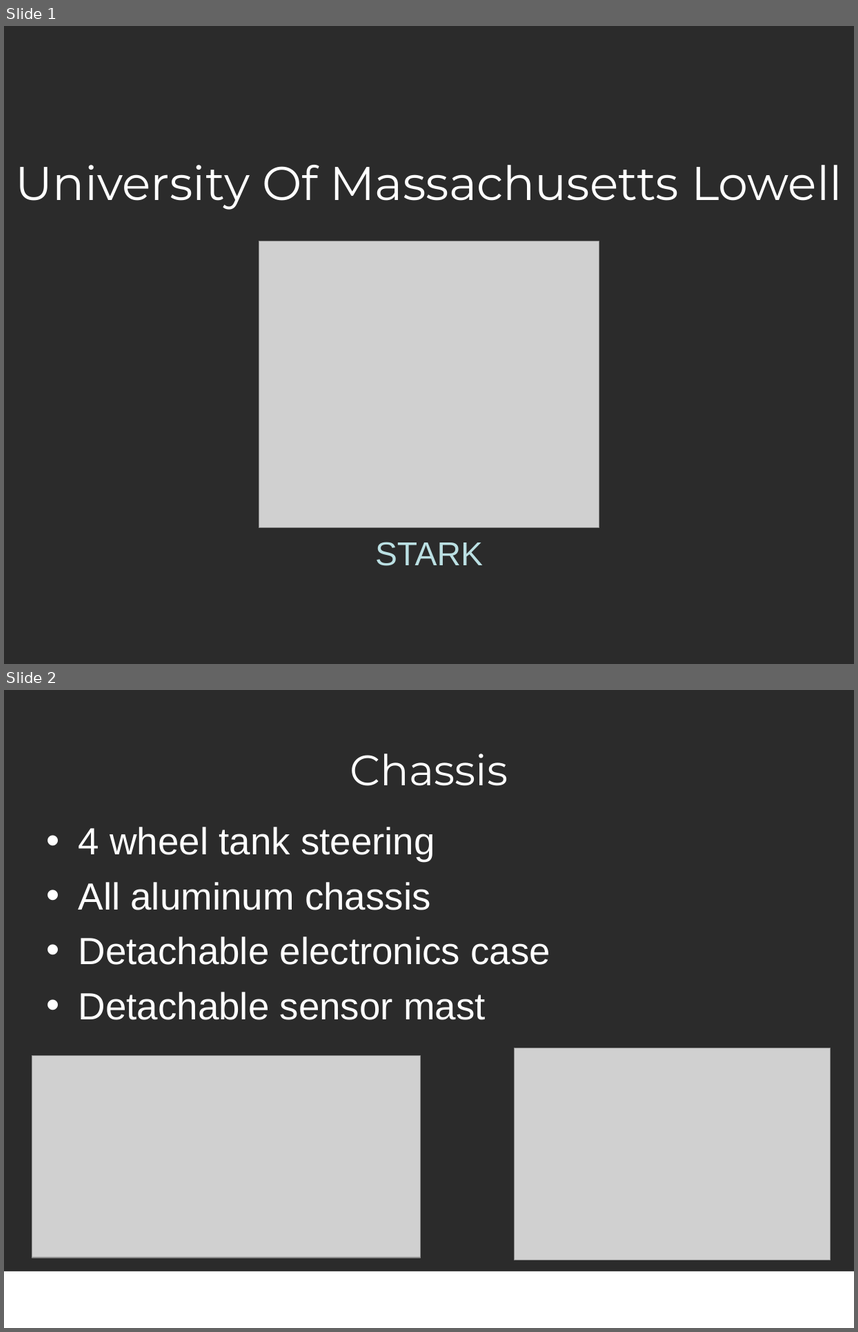
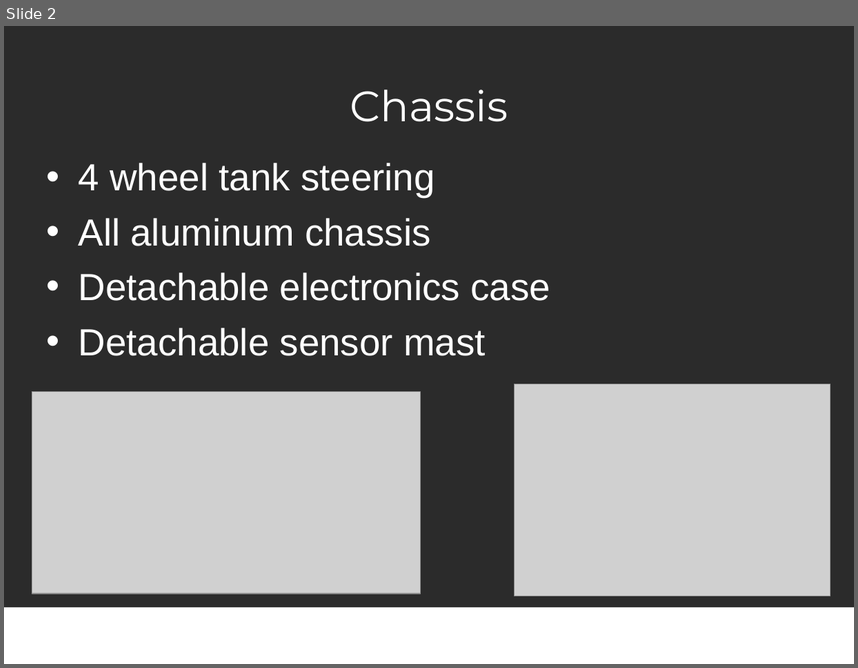
Before and after one commit to UML-Robotics-Club/igvc-2012, a slide deck: Presentation/Stark_Presentation_2012.odp. Shown one above the other, each under a label of ours: slides 1 and 2 before the commit, slide 2 after it. The pictures are 858x1332 and 858x668 pixels, drawn with LibreOffice and Linux fonts; fonts in the diff are those of the drawing; grey boxes stand for pictures; background and template pictures are left out; a plain dark background stands for a picture behind light text. Boxes give left, top, right and bottom in pixels: in the first picture for what was removed or moved away, otherwise in the second. Text is boxed around its words. In the diff, an @@ line names an element or a change of style, - is before the commit and + after.

```diff
--- a/Presentation/Stark_Presentation_2012.odp
+++ b/Presentation/Stark_Presentation_2012.odp
@@ slide 1 removed at [4, 26, 854, 664], background picture (left out) @@
@@ title removed at [16, 165, 842, 210] @@
-University Of Massachusetts Lowell
@@ picture removed at [259, 241, 599, 528] @@
@@ subtitle removed at [375, 541, 483, 566] @@
-STARK
```
Also in this commit, not shown: 3 slides added, 1 other slide removed, 3 other files.
